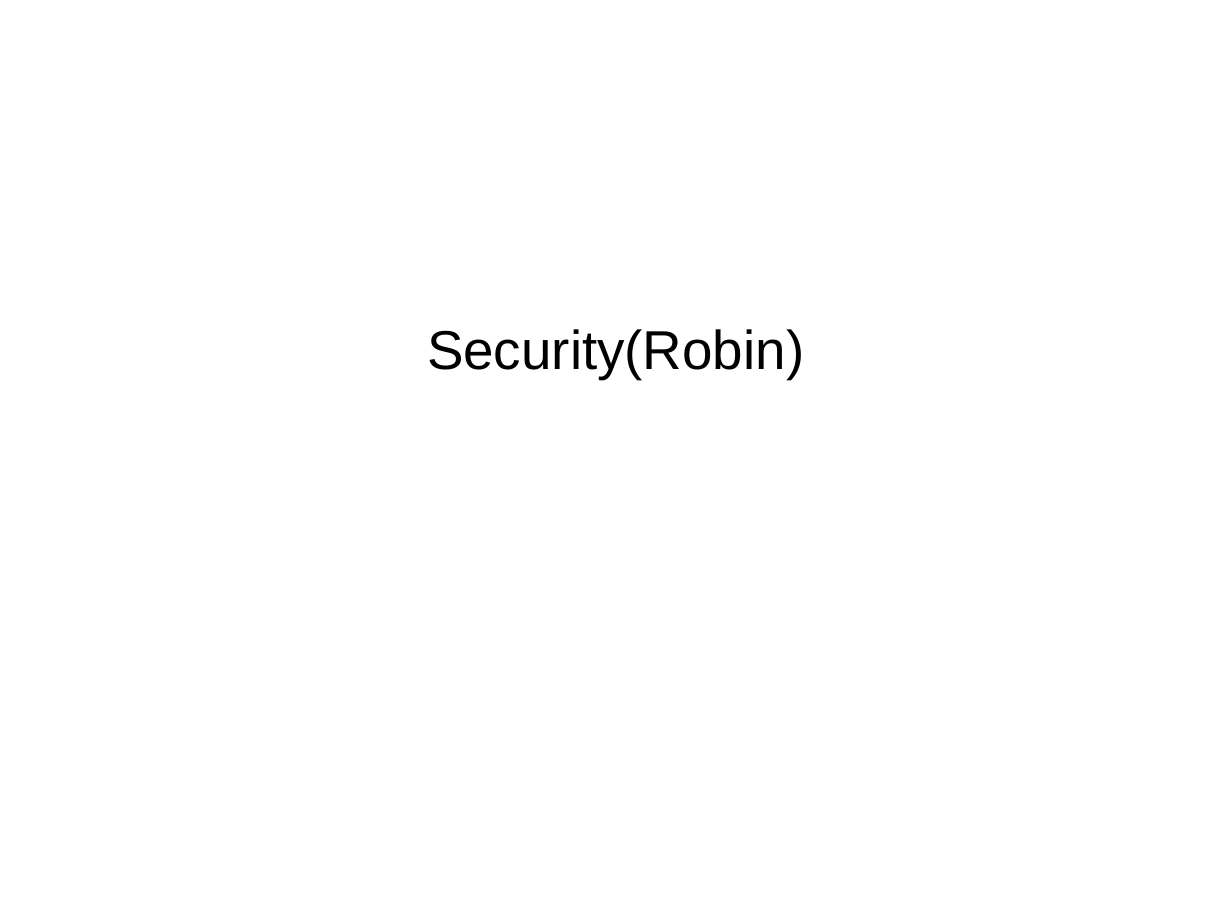
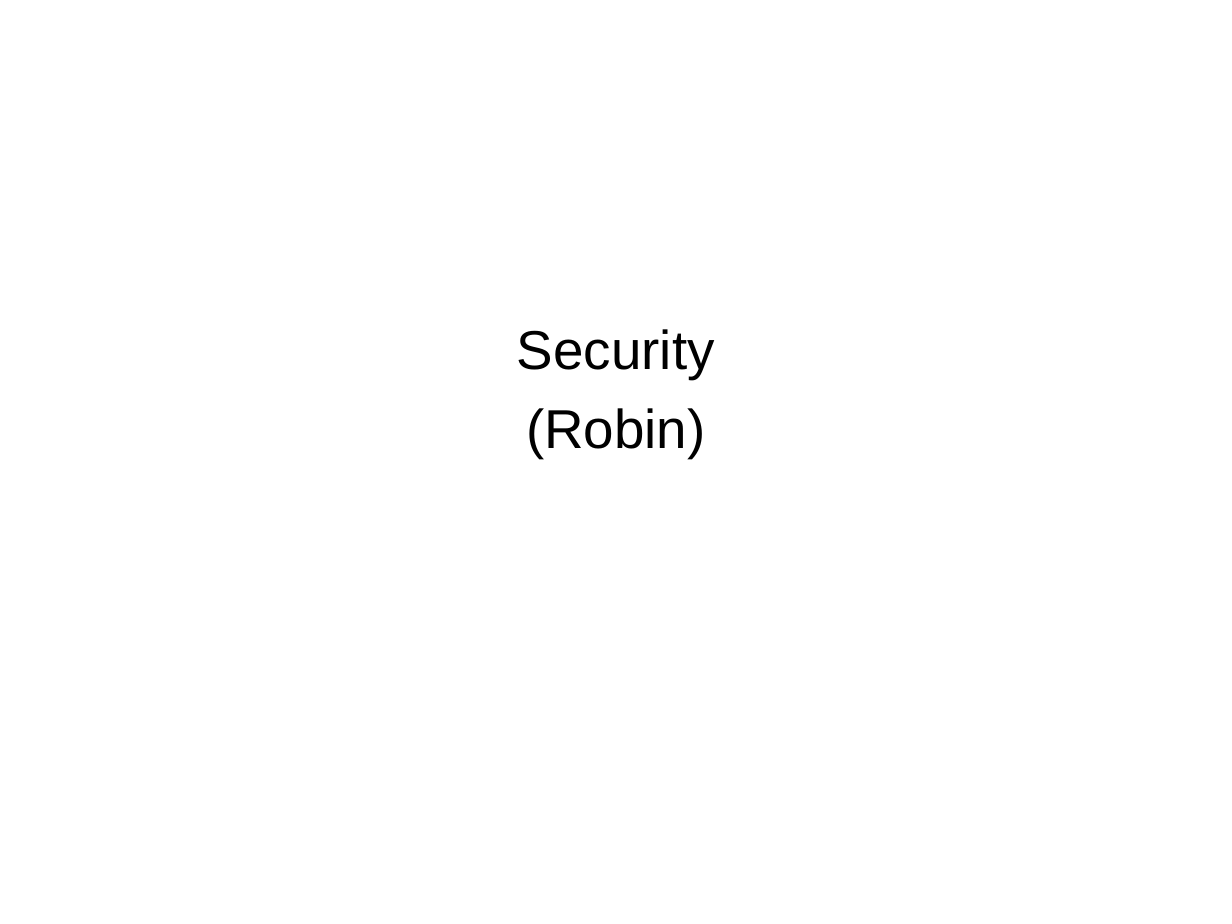
Before and after one commit to NWEN304Group/GroupProject, a slide deck: slide 6 of Group Presentation.ppt. Drawn at 1232x924 pixels with LibreOffice and Linux fonts; fonts in the diff are those of the drawing. Boxes give left, top, right and bottom in pixels: in the first picture for what was removed or moved away, otherwise in the second. Text is boxed around its words. In the diff, an @@ line names an element or a change of style, - is before the commit and + after.

```diff
--- a/Group Presentation.ppt
+++ b/Group Presentation.ppt
@@ text at (x1=517, y1=329, x2=715, y2=458): text changed @@
-Security(Robin)
+Security
+(Robin)
```
Also in this commit, not shown: 8 other slides changed, 1 other file.
